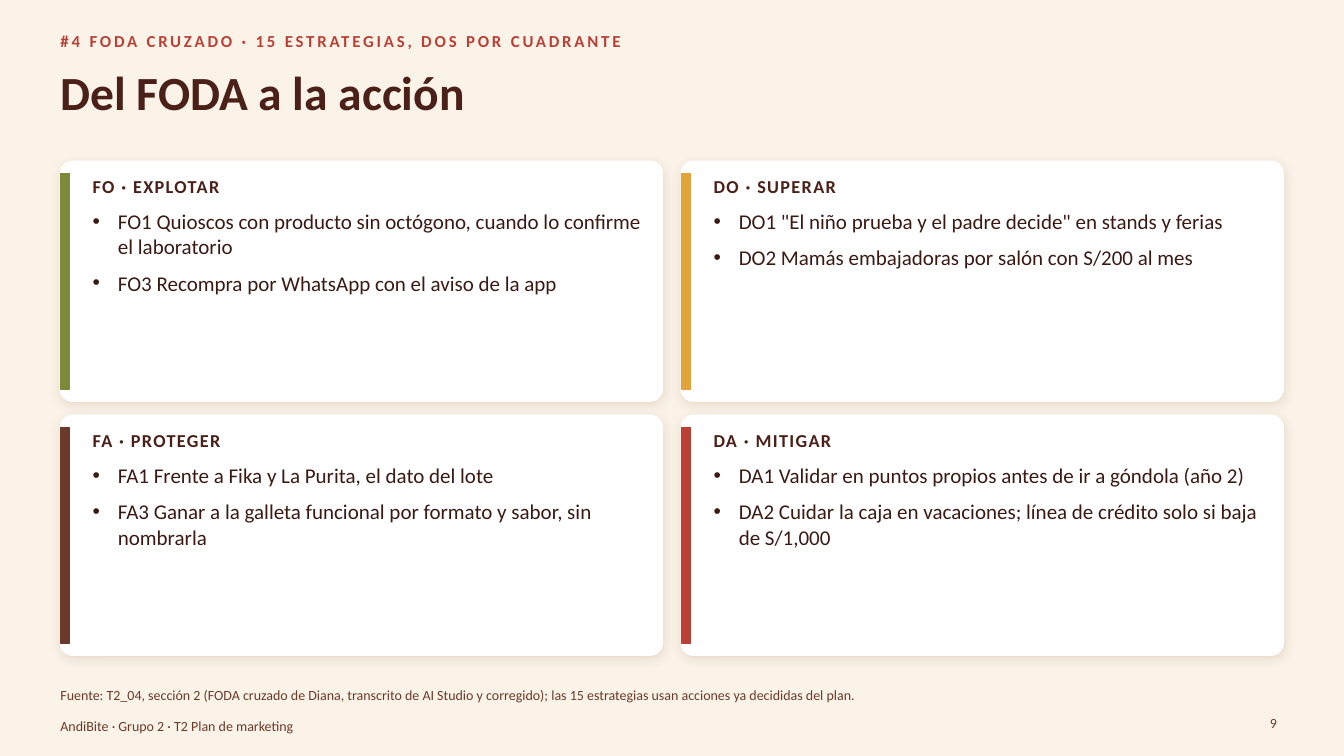
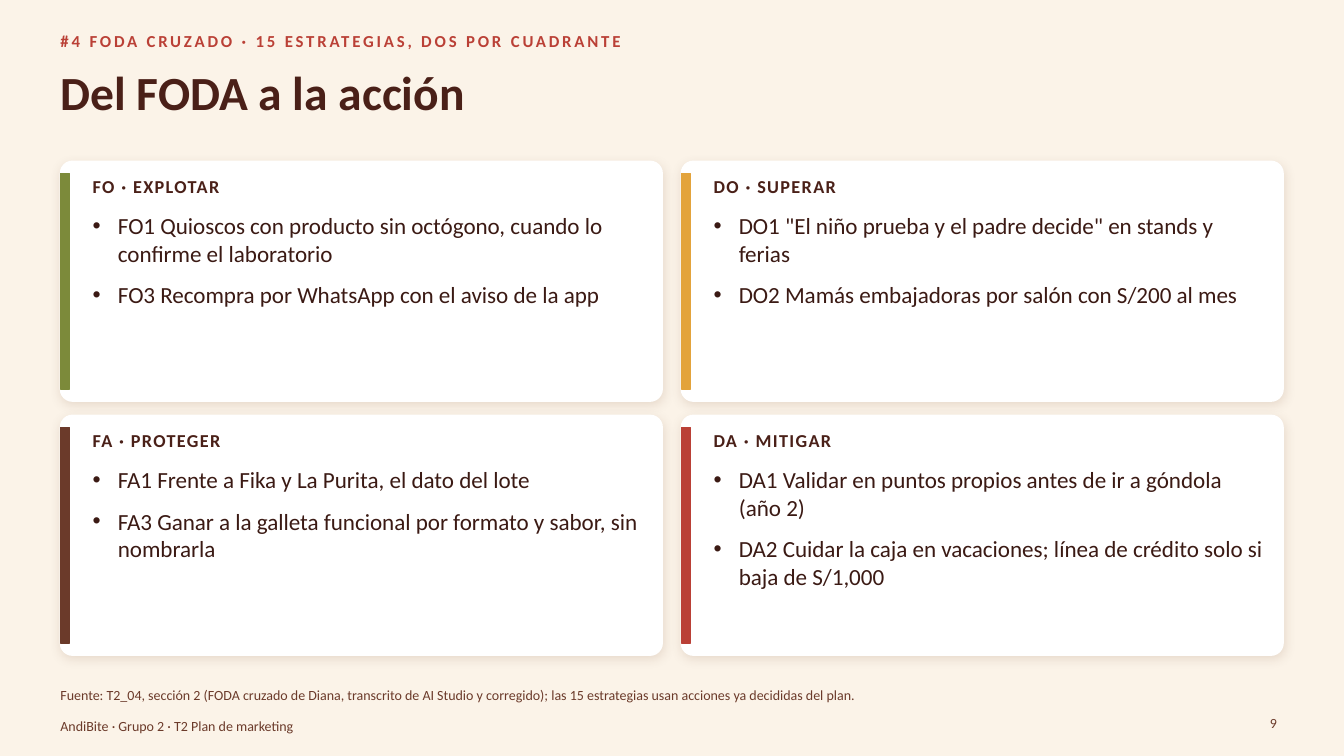
Before and after one commit to Darknow-web/Desarrollo-y-lanzamiento-de-producto-y-marca, a slide deck: slide 9 of 04-reformulacion/T2/T2_22_Plan-de-marketing-AndiBite.pptx. Drawn at 1344x756 pixels with LibreOffice and Linux fonts; fonts in the diff are those of the drawing; background and template pictures are left out. Boxes give left, top, right and bottom in pixels: in the first picture for what was removed or moved away, otherwise in the second. Text is boxed around its words. In the diff, an @@ line names an element or a change of style, - is before the commit and + after.

```diff
--- a/04-reformulacion/T2/T2_22_Plan-de-marketing-AndiBite.pptx
+++ b/04-reformulacion/T2/T2_22_Plan-de-marketing-AndiBite.pptx
@@ text "FO · EXPLOTAR" at bbox=[93, 181, 602, 307]: size 15 to 16.5 pt; more space between paragraphs @@
@@ text "DO · SUPERAR" at bbox=[714, 181, 1237, 307]: size 15 to 16.5 pt in "DO1 "El niño prueba y el padre ...", "DO2 Mamás embajadoras por salón con S/200 ..."; more space between paragraphs @@
@@ text "FA · PROTEGER" at bbox=[93, 435, 637, 557]: size 15 to 16.5 pt in "FA1 Frente a Fika y La Purita, ...", "FA3 Ganar a la galleta funcional por ..."; more space between paragraphs @@
@@ text "DA · MITIGAR" at bbox=[714, 435, 1262, 589]: size 15 to 16.5 pt; more space between paragraphs @@
```
Also in this commit, not shown: 10 other slides changed, 2 slides added, 2 slides removed, 3 other files.
